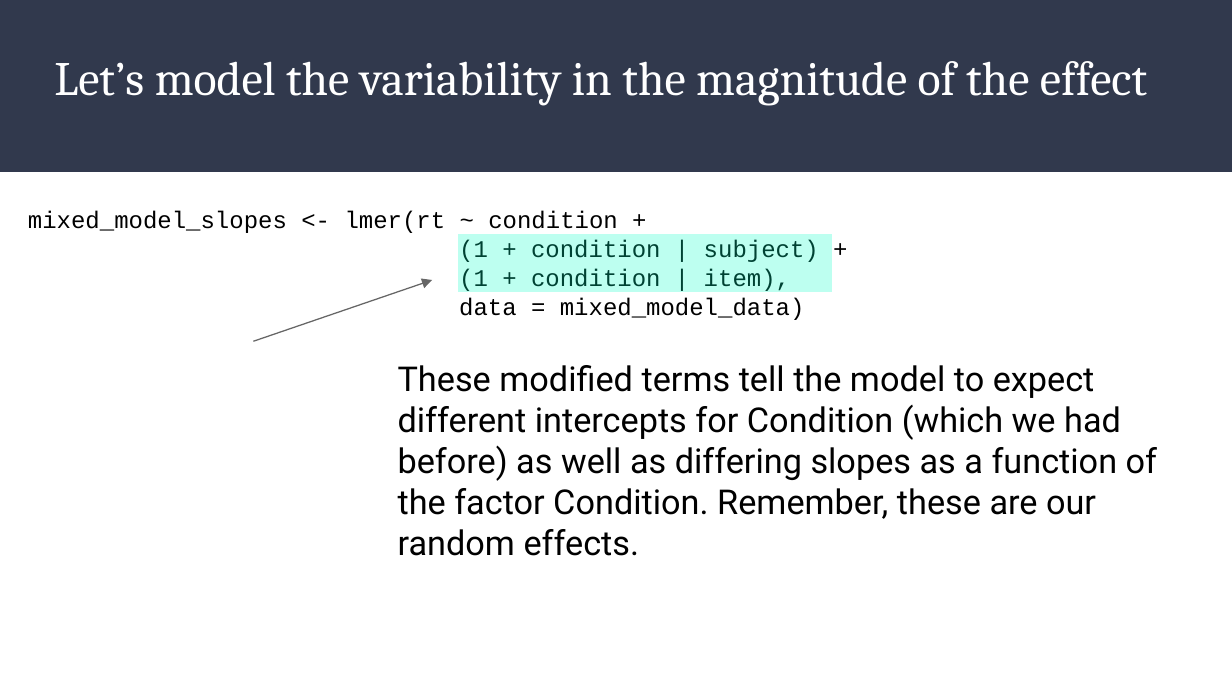
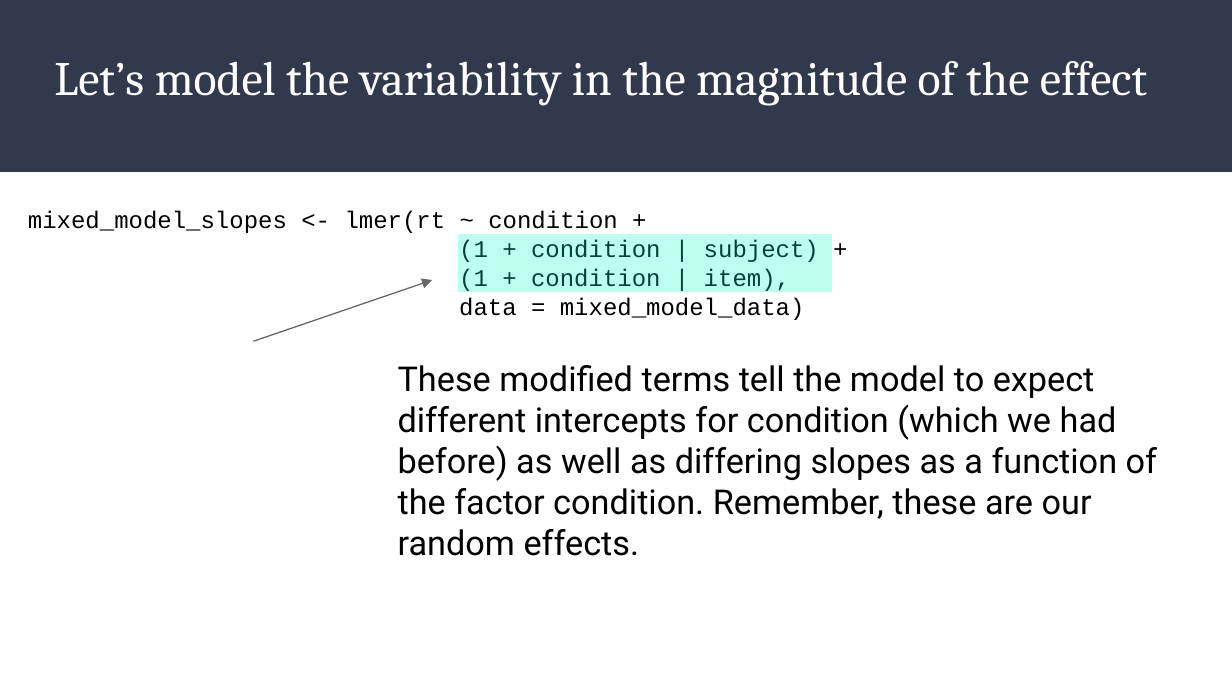
Before and after one commit to dannagifford/Wk5-15_mixed_models_pt1, a slide deck: slide 24 of slides/Mixed_Models_Part_1.odp. Drawn at 1232x693 pixels with LibreOffice and Linux fonts; fonts in the diff are those of the drawing. Boxes give left, top, right and bottom in pixels: in the first picture for what was removed or moved away, otherwise in the second. Text is boxed around its words. In the diff, an @@ line names an element or a change of style, - is before the commit and + after.

```diff
--- a/slides/Mixed_Models_Part_1.odp
+++ b/slides/Mixed_Models_Part_1.odp
@@ text at [398, 365, 1157, 556]: text changed @@
-These modified terms tell the model to expect different intercepts for Condition (which we had before) as well as differing slopes as a function of the factor Condition. Remember, these are our random effects.
+These modified terms tell the model to expect different intercepts for condition (which we had before) as well as differing slopes as a function of the factor condition. Remember, these are our random effects.
```
Also in this commit, not shown: 4 other slides changed, 3 other files.
